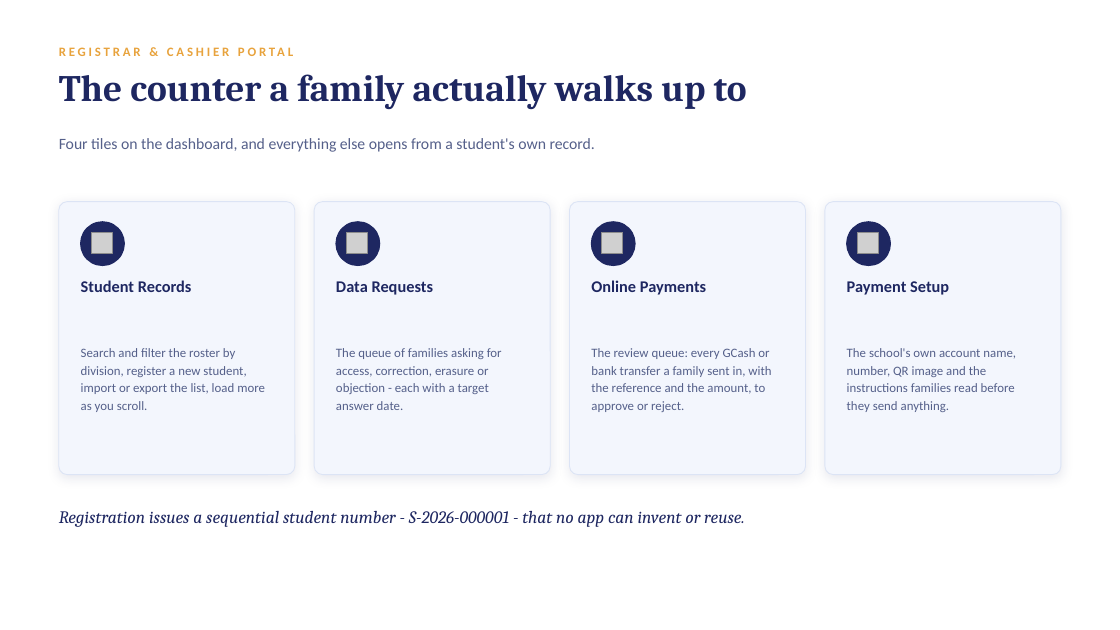
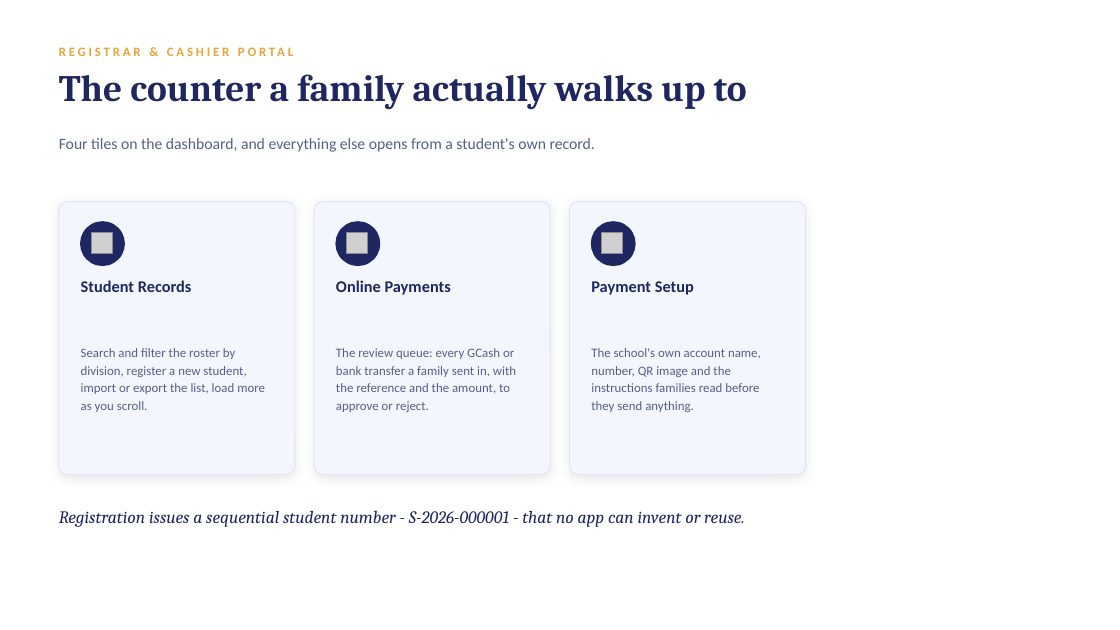
Before and after one commit to jcem0615-rgb/School-saas, a slide deck: slide 8 of marketing/LogicClass-Demo.pptx. Drawn at 1120x630 pixels with LibreOffice and Linux fonts; fonts in the diff are those of the drawing; grey boxes stand for pictures. Boxes give left, top, right and bottom in pixels: in the first picture for what was removed or moved away, otherwise in the second. Text is boxed around its words. In the diff, an @@ line names an element or a change of style, - is before the commit and + after.

```diff
--- a/marketing/LogicClass-Demo.pptx
+++ b/marketing/LogicClass-Demo.pptx
@@ rounded rectangle removed at [825, 202, 1061, 475] @@
@@ ellipse removed at [847, 222, 891, 266] @@
@@ picture removed at [858, 233, 879, 254] @@
@@ text at [336, 280, 451, 295]: text changed @@
-Data Requests
+Online Payments
@@ text at [591, 281, 694, 295]: text changed @@
-Online Payments
+Payment Setup
@@ text removed at [847, 281, 949, 295] @@
-Payment Setup
@@ text at [336, 348, 516, 412]: text changed @@
-The queue of families asking for access, correction, erasure or objection - each with a target answer date.
+The review queue: every GCash or bank transfer a family sent in, with the reference and the amount, to approve or reject.
@@ text at [591, 348, 761, 412]: text changed @@
-The review queue: every GCash or bank transfer a family sent in, with the reference and the amount, to approve or reject.
+The school's own account name, number, QR image and the instructions families read before they send anything.
@@ text removed at [847, 348, 1016, 412] @@
-The school's own account name, number, QR image and the instructions families read before they send anything.
```
Also in this commit, not shown: 4 other slides changed, 40 other files.
